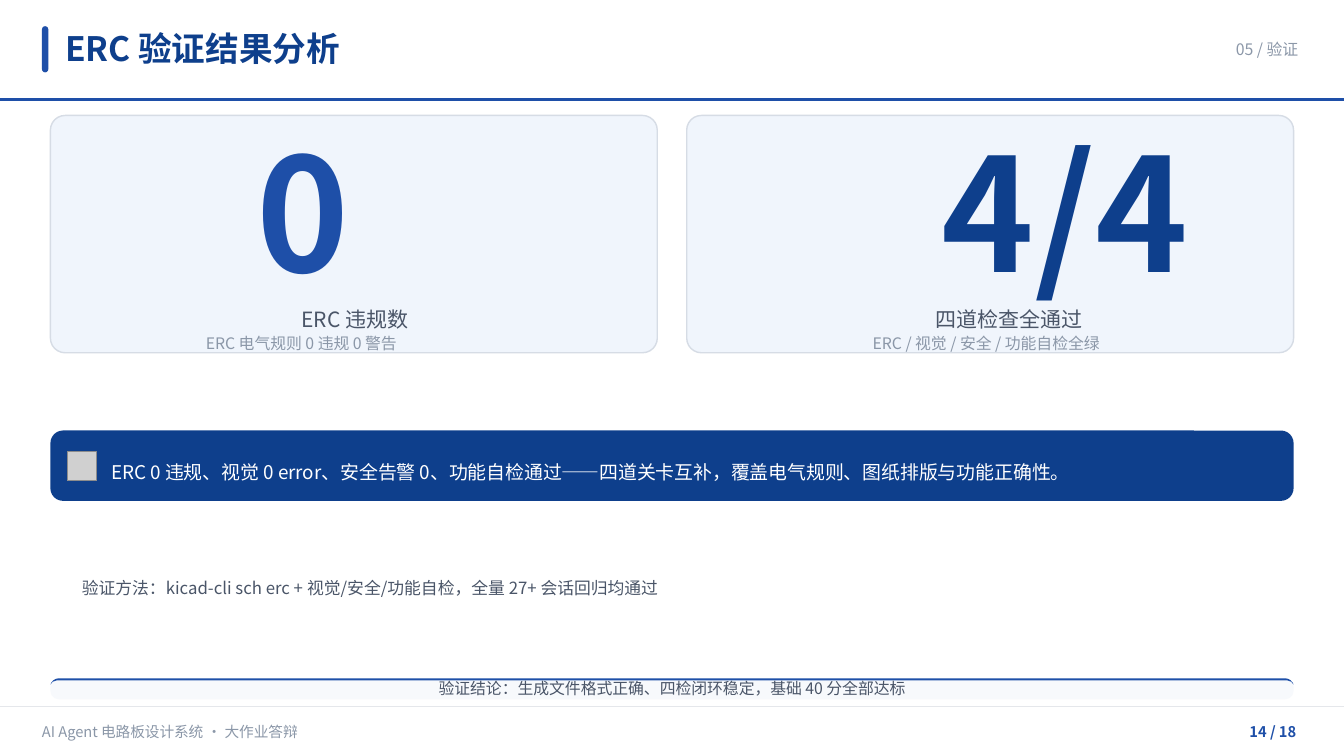
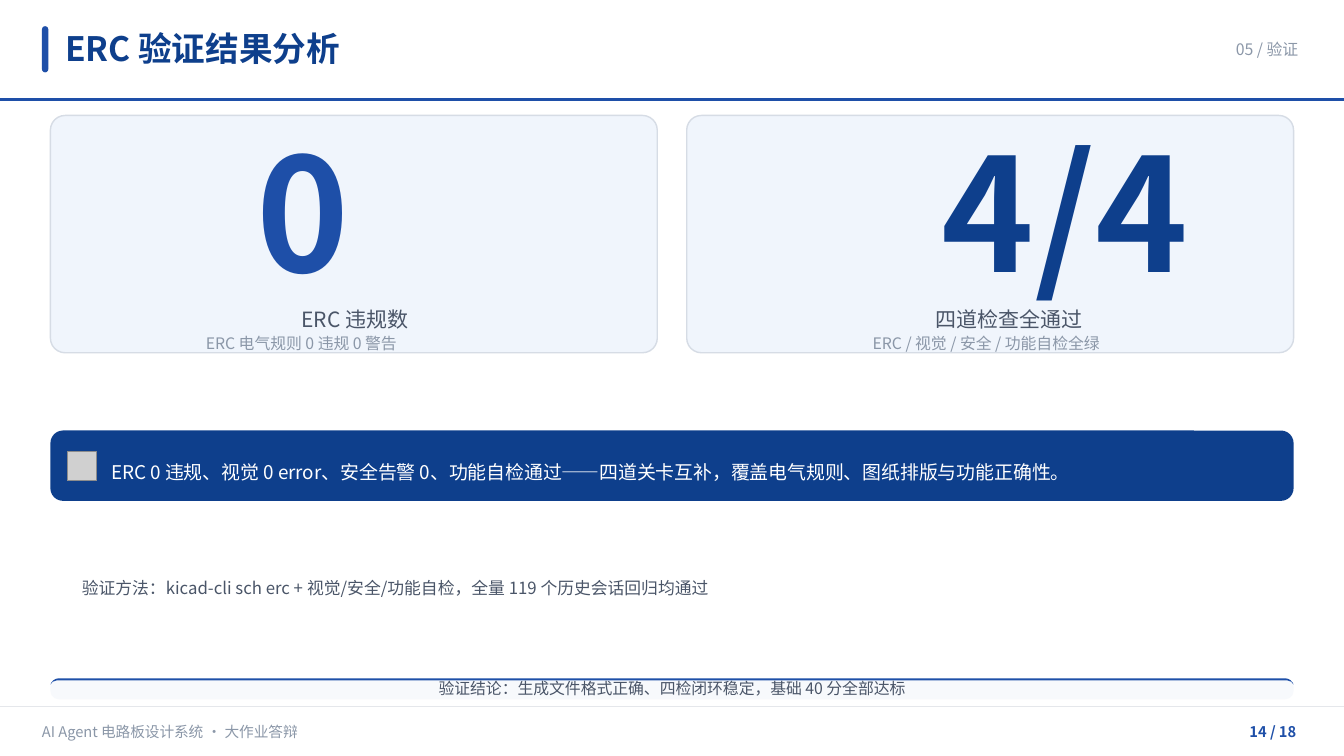
Before and after one commit to Xin4813/ai_agent_pcb, a slide deck: slide 14 of docs/答辩PPT/答辩PPT.pptx. Drawn at 1344x756 pixels with LibreOffice and Linux fonts; fonts in the diff are those of the drawing; grey boxes stand for pictures; background and template pictures are left out. Boxes give left, top, right and bottom in pixels: in the first picture for what was removed or moved away, otherwise in the second. Text is boxed around its words. In the diff, an @@ line names an element or a change of style, - is before the commit and + after.

Commit message:
docs: 交付物一致性核对——PPT会话数更新为119，设计报告案例编号去重连续

```diff
--- a/docs/答辩PPT/答辩PPT.pptx
+++ b/docs/答辩PPT/答辩PPT.pptx
@@ text at bbox=[82, 580, 709, 597]: text changed @@
-验证方法：kicad-cli sch erc + 视觉/安全/功能自检，全量 27+ 会话回归均通过
+验证方法：kicad-cli sch erc + 视觉/安全/功能自检，全量 119 个历史会话回归均通过
```
Also in this commit, not shown: 1 other file.
